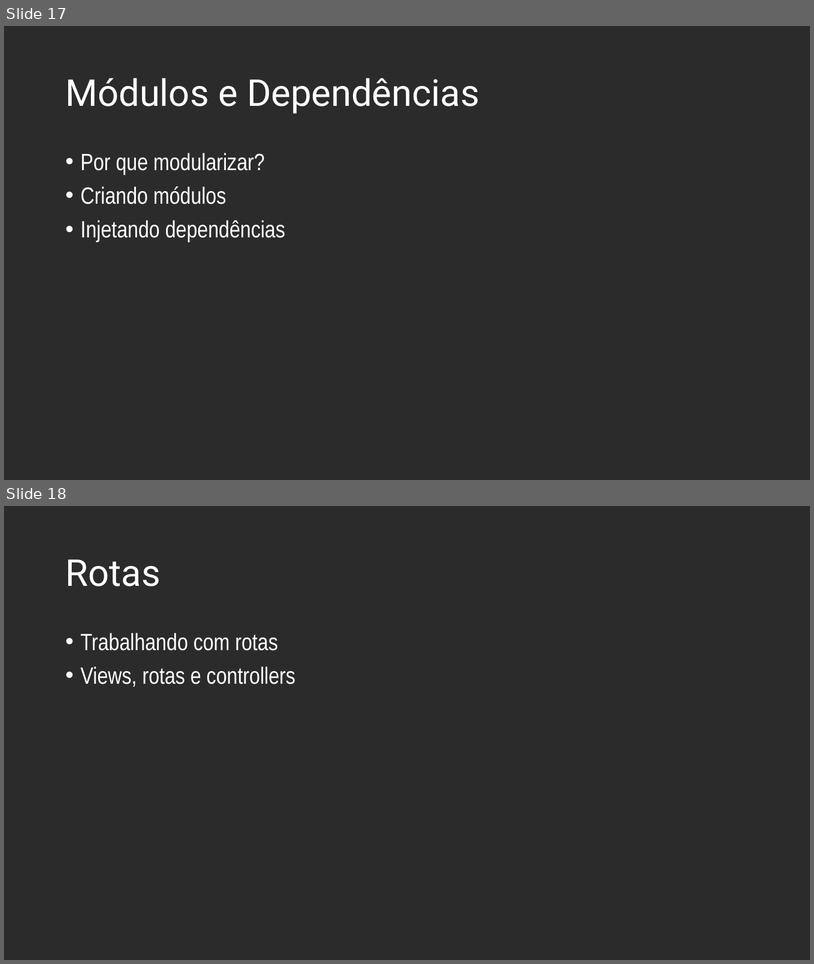
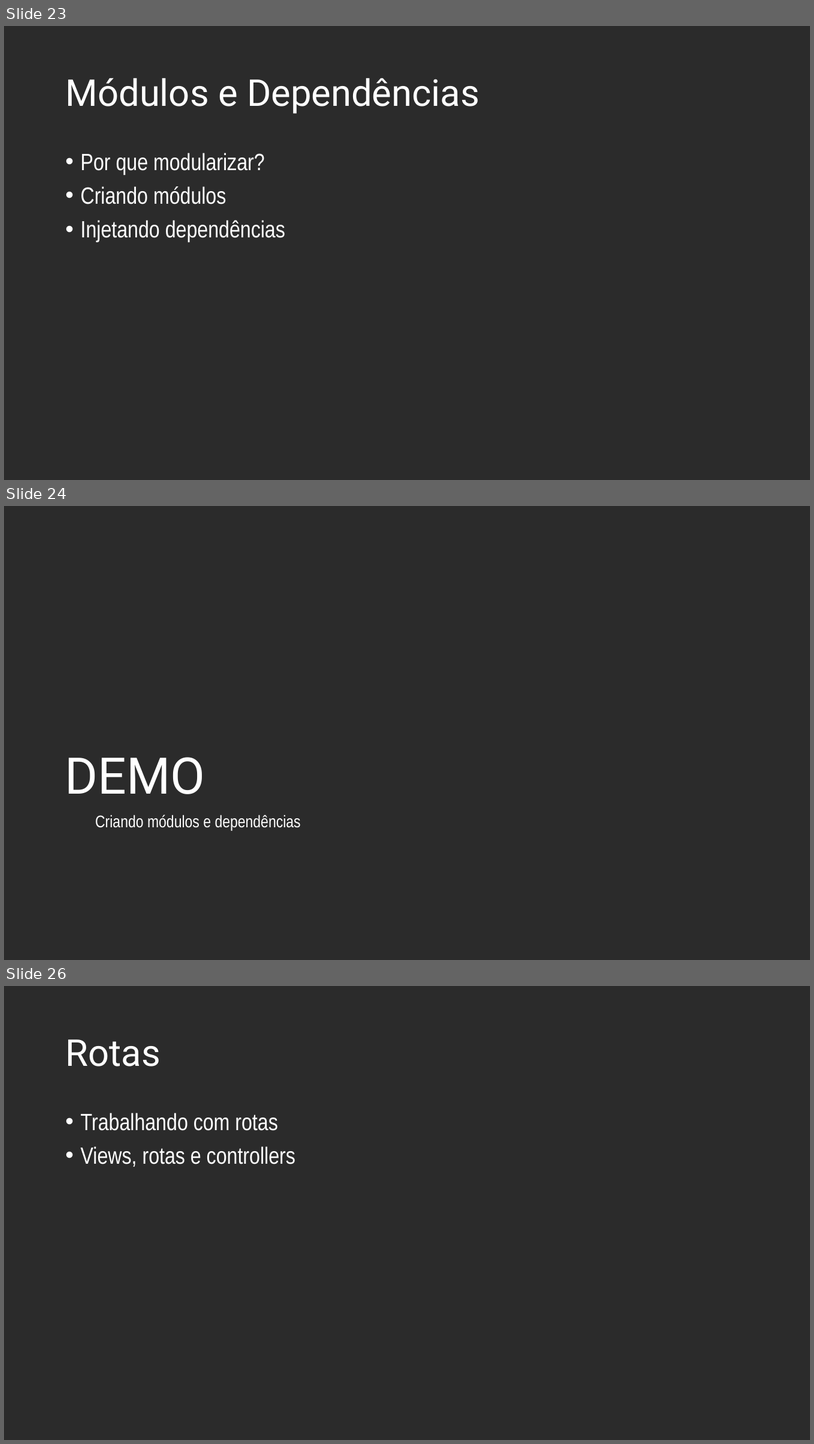
Before and after one commit to andrebaltieri/5485, a slide deck: ppts/Modulo 4/5485 - M04A01.pptx. Shown one above the other, each under a label of ours: slides 17 and 18 before the commit, slides 23, 24 and 26 after it; the slides between them are not shown. The pictures are 814x964 and 814x1444 pixels, drawn with LibreOffice and Linux fonts; fonts in the diff are those of the drawing; background and template pictures are left out; a plain dark background stands for a picture behind light text. Boxes give left, top, right and bottom in pixels: in the first picture for what was removed or moved away, otherwise in the second. Text is boxed around its words. In the diff, an @@ line names an element or a change of style, - is before the commit and + after.

```diff
--- a/ppts/Modulo 4/5485 - M04A01.pptx
+++ b/ppts/Modulo 4/5485 - M04A01.pptx
@@ slide 24 added at <box>4,506,810,960</box>, background picture (left out) @@
@@ title added at <box>65,757,206,794</box>, 60 pt, text #FFFFFF @@
+DEMO
@@ text added at <box>95,814,301,830</box>, 20 pt, text #FFFFFF @@
+  Criando módulos e dependências
@@ what was slide 17 is now slide 23 @@
@@ what was slide 18 is now slide 26 @@
```
Also in this commit, not shown: 2 slides changed, 12 other slides added, 2 slides removed, 6 other files.
